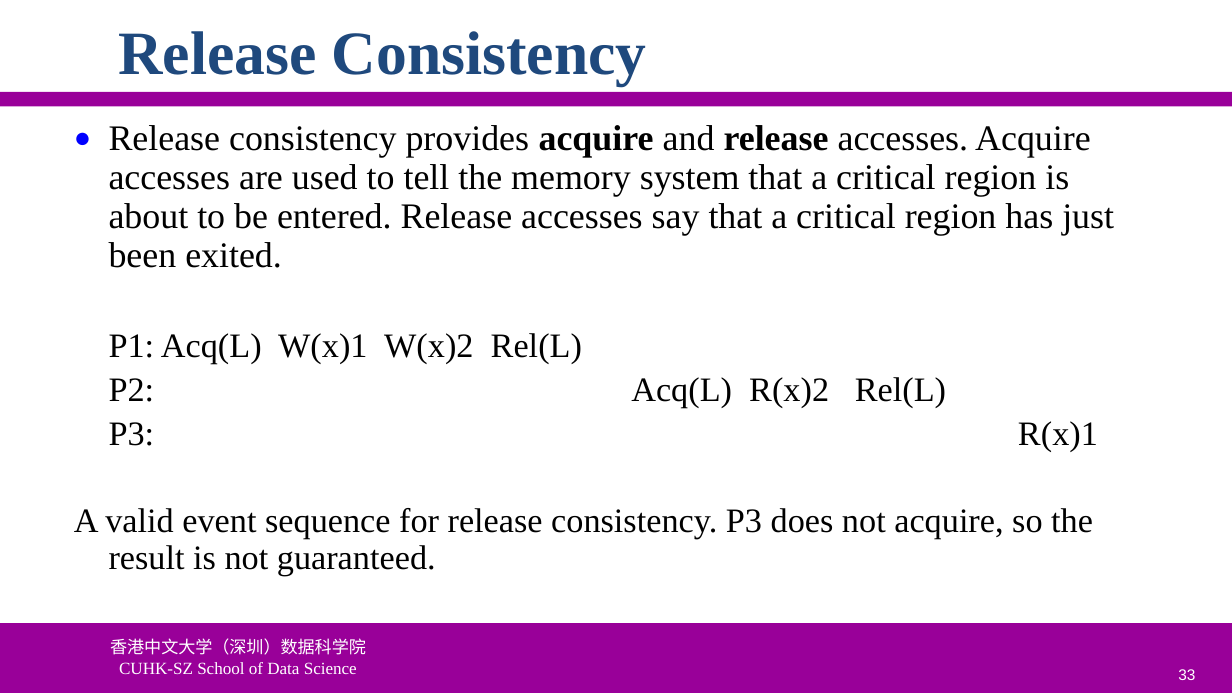
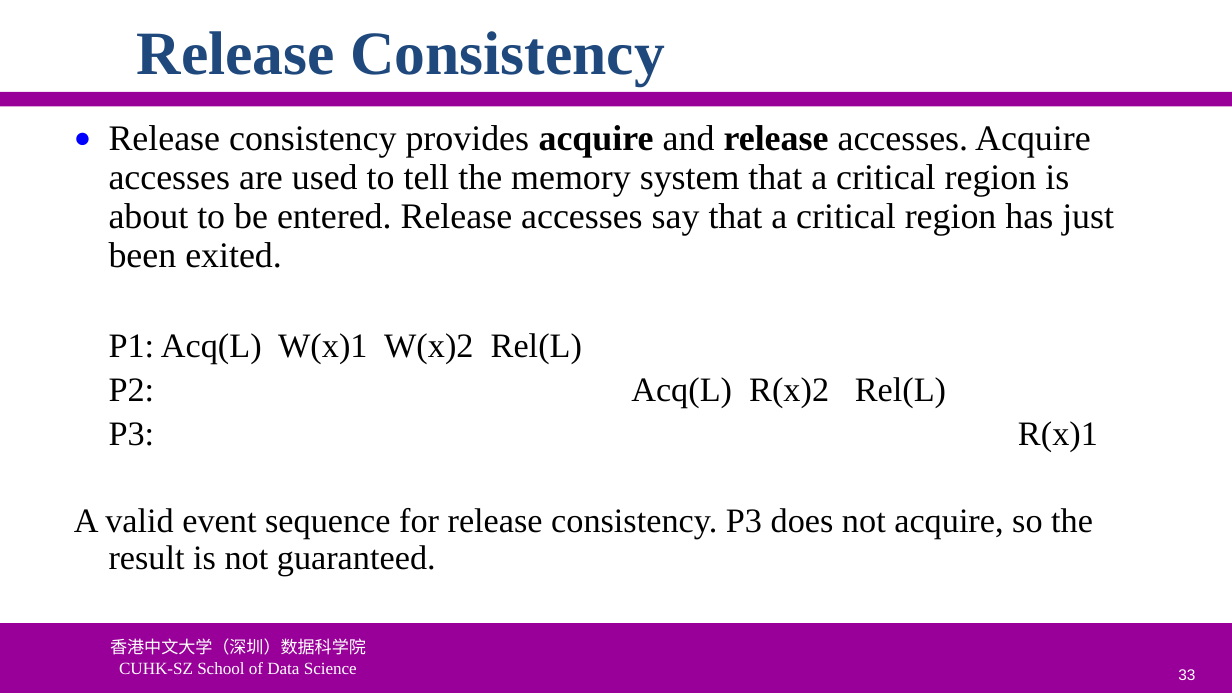
Before and after one commit to ychung1103/ychung1103.github.io, a slide deck: slide 33 of Slides/CSC6032/Advanced-OS-05-DSM.pptx. Drawn at 1232x693 pixels with LibreOffice and Linux fonts; fonts in the diff are those of the drawing; background and template pictures are left out. Boxes give left, top, right and bottom in pixels: in the first picture for what was removed or moved away, otherwise in the second. Text is boxed around its words. In the diff, an @@ line names an element or a change of style, - is before the commit and + after.

```diff
--- a/Slides/CSC6032/Advanced-OS-05-DSM.pptx
+++ b/Slides/CSC6032/Advanced-OS-05-DSM.pptx
@@ title "Release Consistency": place and size @@
-title "Release Consistency" at (118,31,647,85)
+title "Release Consistency" at (137,31,665,85)
```
Also in this commit, not shown: 9 other slides changed, 9 other files.
